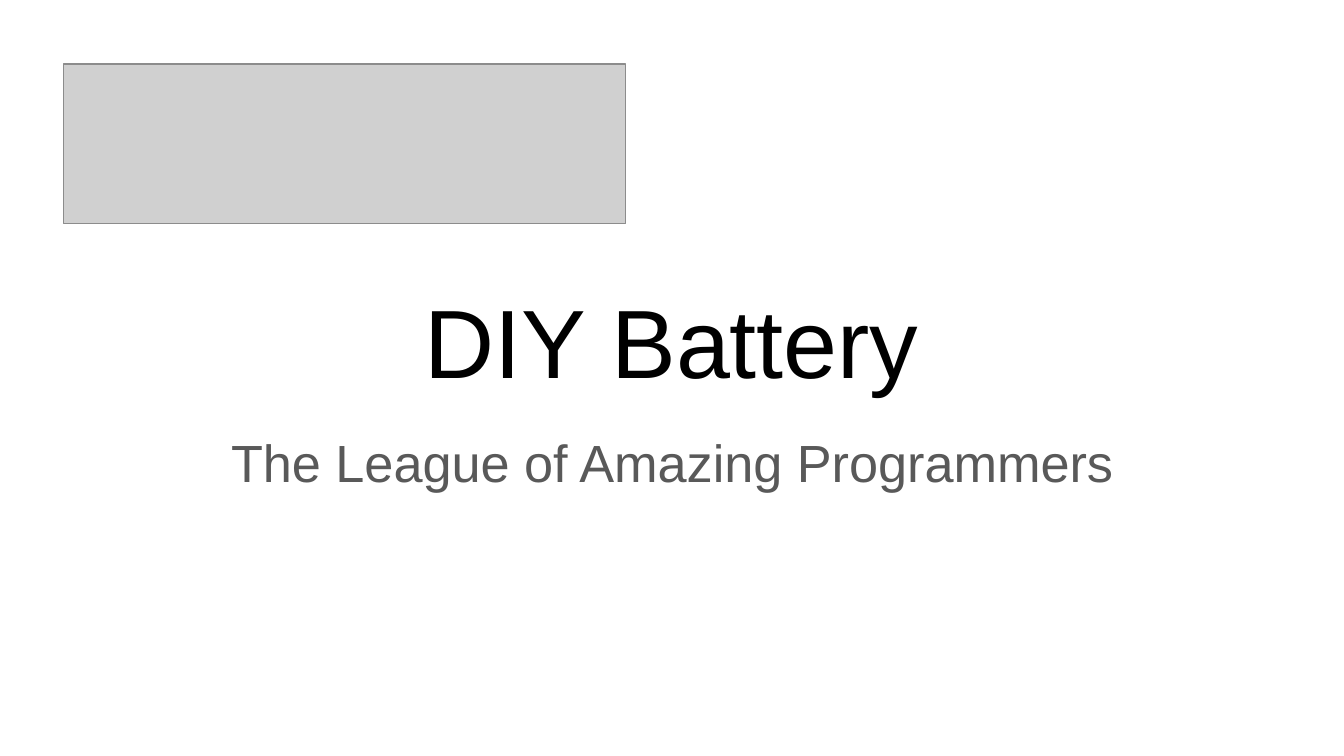
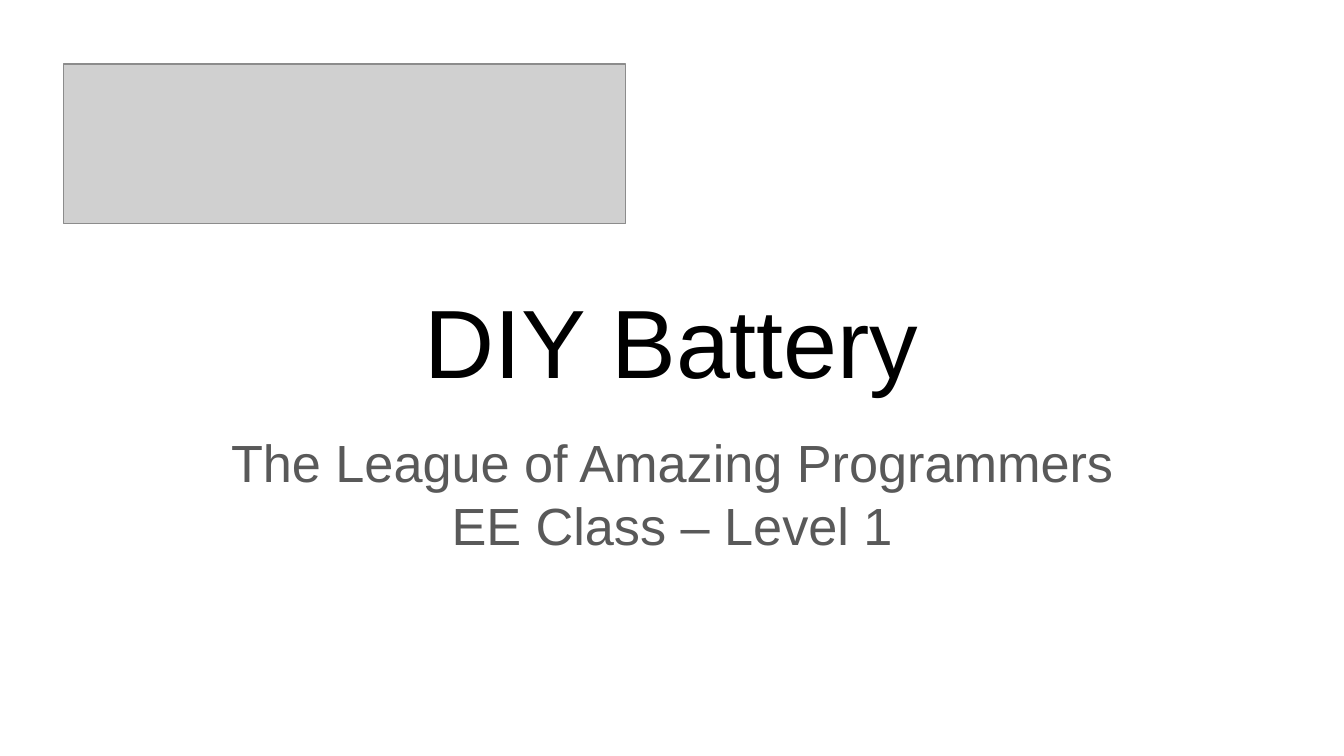
Before and after one commit to peterfregoso/Level-1, a slide deck: slide 1 of Lesson 1/DIY Battery.pptx. Drawn at 1344x756 pixels with LibreOffice and Linux fonts; fonts in the diff are those of the drawing; grey boxes stand for pictures. Boxes give left, top, right and bottom in pixels: in the first picture for what was removed or moved away, otherwise in the second. Text is boxed around its words. In the diff, an @@ line names an element or a change of style, - is before the commit and + after.

Commit message:
Slight modification to the title slide

```diff
--- a/Lesson 1/DIY Battery.pptx
+++ b/Lesson 1/DIY Battery.pptx
@@ subtitle at (452, 507, 892, 546): paragraph added @@
+EE Class – Level 1
```
